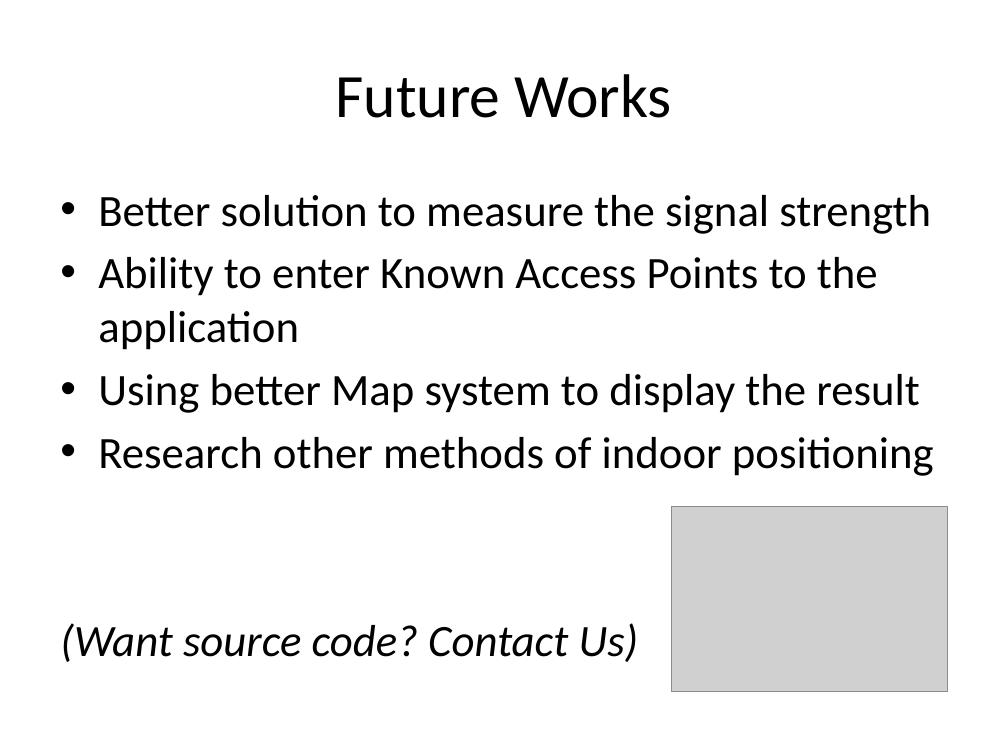
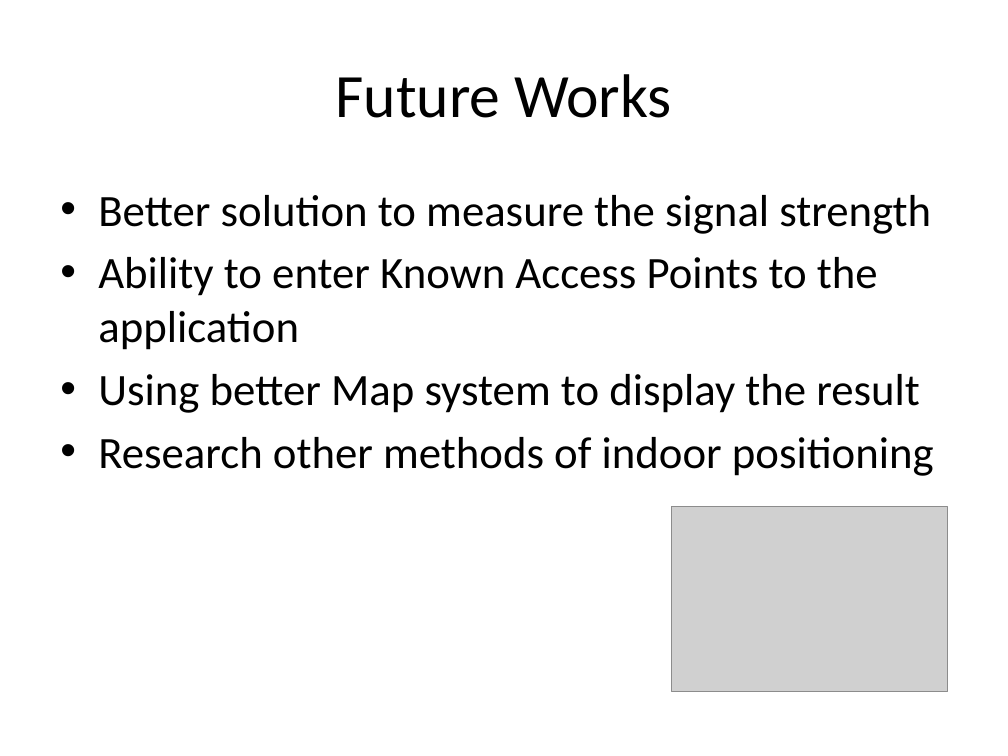
Before and after one commit to thenmozhe/wifi-positioning, a slide deck: slide 10 of WifiPositioning/docs/WIFI POSITIONING.pptx. Drawn at 1008x756 pixels with LibreOffice and Linux fonts; fonts in the diff are those of the drawing; grey boxes stand for pictures. Boxes give left, top, right and bottom in pixels: in the first picture for what was removed or moved away, otherwise in the second. Text is boxed around its words. In the diff, an @@ line names an element or a change of style, - is before the commit and + after.

```diff
--- a/WifiPositioning/docs/WIFI POSITIONING.pptx
+++ b/WifiPositioning/docs/WIFI POSITIONING.pptx
@@ text at <box>60,623,639,662</box>: paragraph removed @@
-(Want source code? Contact Us)
```
Also in this commit, not shown: 1 other slide changed.
